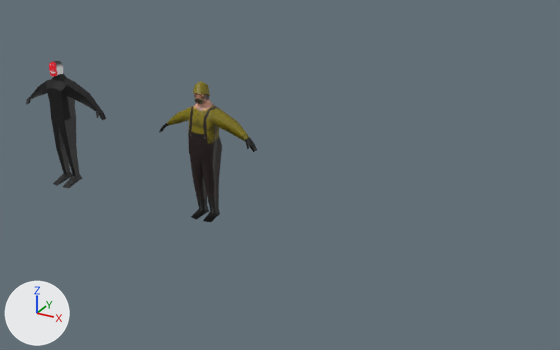
An edit to the FBX model Assets/GameElements/NPCs/LowPolyNPCs.fbx, drawn before and after from the same camera.
One viewpoint serves both versions: a 50 mm lens placed at (5.79, -8.36, 5.09), pointed at (1.11, 0.16, 0.83). Lighting does not change. The marker at lower left points along +X, +Y and +Z.

The scene before the commit, as lines of its bpy script (objects in view):
```python
mat_johnmat = principled_material('JohnMat')
mat_johnmat.texture = img_johnalbedo_png  # with its transparency
me_cube_002 = bpy.data.meshes.new('Cube.002')
me_cube_002.from_pydata(...)  # 126 vertices, 122 faces; spans x -0.8..0.8, y -0.27..0.13, z 0.0..1.98
me_cube_002.materials.append(mat_tetmat)  # picture img_testnpctexture_png
me_cube_003 = bpy.data.meshes.new('Cube.003')
me_cube_003.from_pydata(...)  # 155 vertices, 146 faces; spans x -0.8..0.8, y -0.22..0.14, z 0.03..2.05
me_cube_003.materials.append(mat_johnmat)  # picture img_johnalbedo_png
ob_fishermanmesh = bpy.data.objects.new('FishermanMesh', me_cube_003)
ob_fishermanmesh.location = (0.0, 0.0, 0.0)
ob_lowerpolymanmesh = bpy.data.objects.new('LowerPolyManMesh', me_cube_002)
ob_lowerpolymanmesh.location = (-2.628, 0.0, 0.0)
```
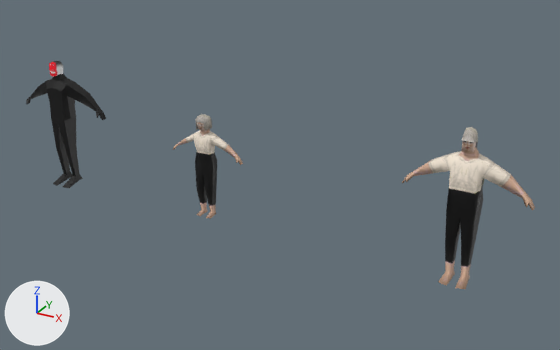
Commit message: Created Alison model

The change, as a list of edits to the scene's bpy script:
```text
Add img_alisonalbedo_png:
    img_alisonalbedo_png = load_image('AlisonAlbedo.png', 'Alison/AlisonAlbedo.png', 256, 256, 'sRGB')
Change mat_johnmat:
    mat_johnmat.texture: img_johnalbedo_png -> img_alisonalbedo_png  # with its transparency
Add mat_alisonmat:
    mat_alisonmat = principled_material('AlisonMat')
    mat_alisonmat.texture = img_alisonalbedo_png  # with its transparency
Add me_cube_005:
    me_cube_005.from_pydata(...)  # 157 vertices, 150 faces; spans x -0.58..0.58, y -0.14..0.1, z 0.04..1.56
    me_cube_005.materials.append(mat_alisonmat)  # picture img_alisonalbedo_png
Change ob_fishermanmesh:
    ob_fishermanmesh.location: (0.0, 0.0, 0.0) -> (3.69, 0.0, 0.0)
Add ob_victoriangirlmesh:
    ob_victoriangirlmesh = bpy.data.objects.new('VictorianGirlMesh', me_cube_005)
    ob_victoriangirlmesh.location = (0.0, 0.0, 0.0)
```

Changed parts and their boxes (x1, y1, x2, y2) in the pictures (560 x 350 px):
'FishermanMesh', surface changed, moved: before (159, 81, 257, 222); after (402, 127, 535, 289)
'VictorianGirlMesh', added: after (172, 114, 243, 219)
